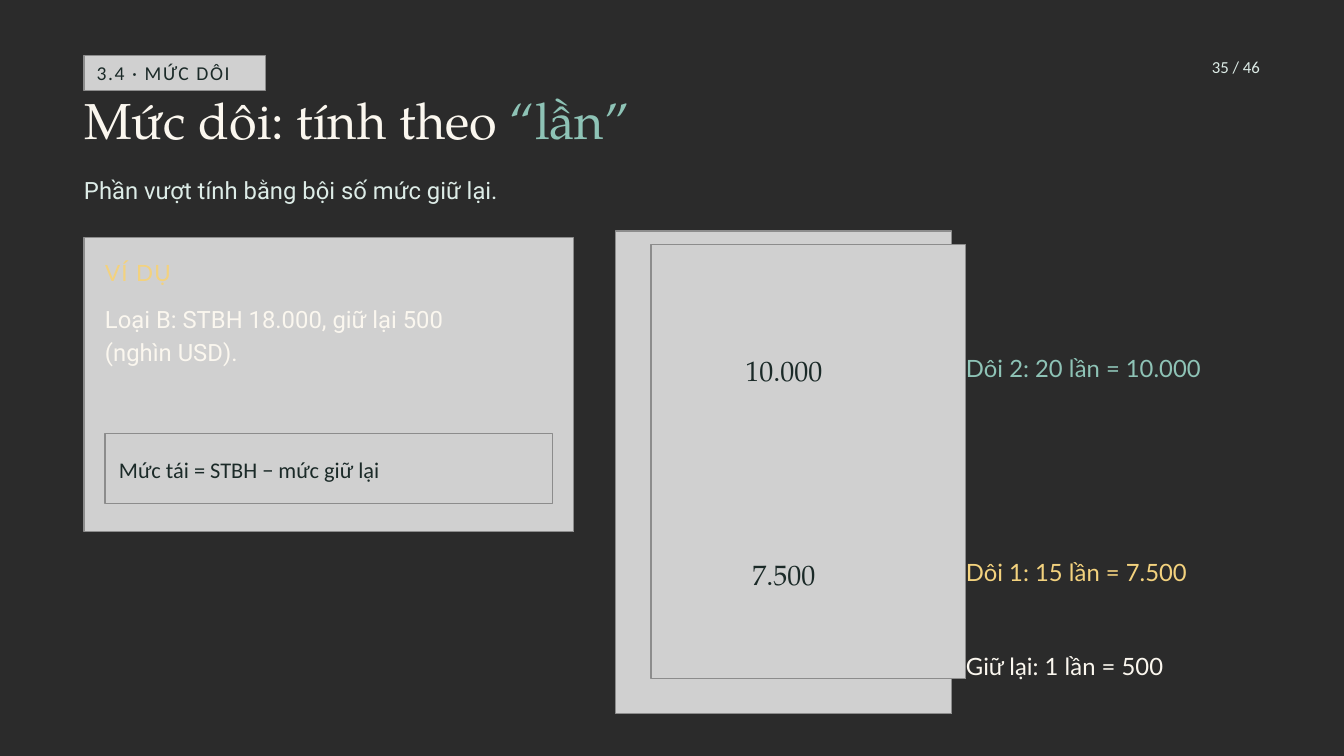
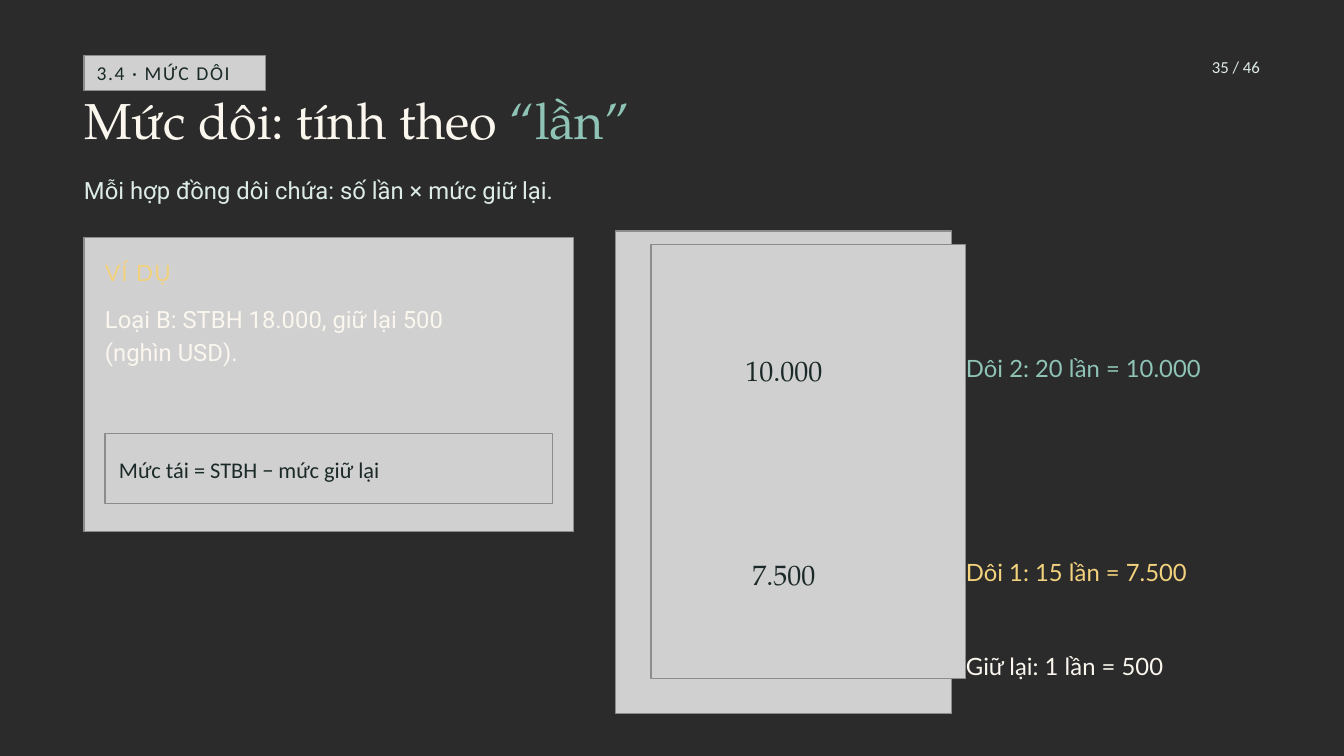
Before and after one commit to tranquanghaofake-dotcom/Law, a slide deck: slide 35 of docs/bai/ch3-bao-hiem-thuong-mai/bao-hiem-thuong-mai.pptx. Drawn at 1344x756 pixels with LibreOffice and Linux fonts; fonts in the diff are those of the drawing; grey boxes stand for pictures; background and template pictures are left out; a plain dark background stands for a picture behind light text. Boxes give left, top, right and bottom in pixels: in the first picture for what was removed or moved away, otherwise in the second. Text is boxed around its words. In the diff, an @@ line names an element or a change of style, - is before the commit and + after.

```diff
--- a/docs/bai/ch3-bao-hiem-thuong-mai/bao-hiem-thuong-mai.pptx
+++ b/docs/bai/ch3-bao-hiem-thuong-mai/bao-hiem-thuong-mai.pptx
@@ text at (84, 179, 553, 204): text changed @@
-Phần vượt tính bằng bội số mức giữ lại.
+Mỗi hợp đồng dôi chứa: số lần × mức giữ lại.
```
Also in this commit, not shown: 19 other slides changed, 6 other files.
